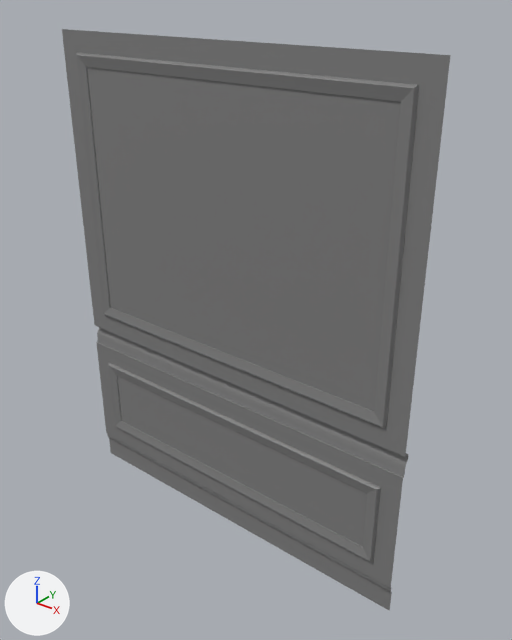
One commit to the FBX model Projet Final Manoir/Manoir_FBX_Unwrapped/AR-Wall_2M_01.FBX: the scene before it, then after it.
Rendered twice from a 50 mm lens placed at (2.62, -5.83, 6.94), pointed at (-2.24, 0.25, 3.16). The lights are fixed; the arrows at lower left show +X, +Y and +Z. Where no turn or scale is listed for an object, it has been applied to the vertices.

The older version as bpy lines, for what is in view:
```python
me_mesh = bpy.data.meshes.new('Mesh')
me_mesh.from_pydata(...)  # 88 vertices, 132 faces; spans x -5.08..0.0, y -0.04..0.08, z 0.0..6.35
me_mesh.materials.append(mat_worldgridmaterial)  # grey #808080
ob_ar_wall_2m_01 = bpy.data.objects.new('AR-Wall_2M_01', me_mesh)
ob_ar_wall_2m_01.location = (0.0, 0.0, 0.0)
```
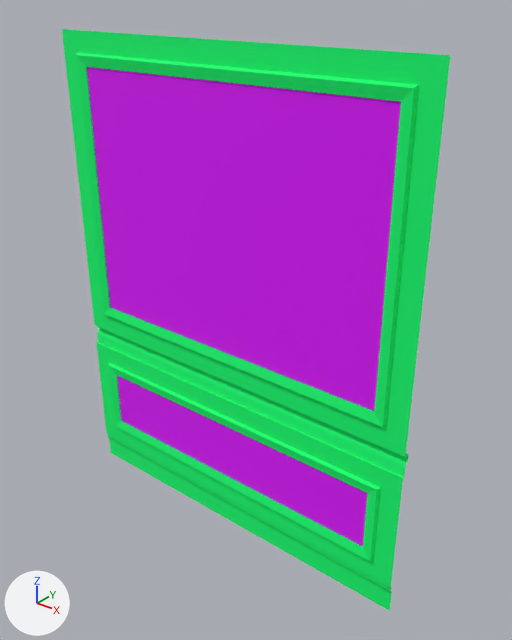
Edits to the bpy script that builds the scene:
```text
Add mat_material__14:
    mat_material__14 = principled_material('Material #14')
    mat_material__14.base_color = (0.0, 1.0, 0.165)  # green #00ff71
    mat_material__14.roughness = 0.859
Add mat_material__13:
    mat_material__13 = principled_material('Material #13')
    mat_material__13.base_color = (0.729, 0.0, 1.0)  # pink #de00ff
    mat_material__13.roughness = 0.859
Change me_mesh:
    where me_mesh.from_pydata(...)  # 88 vertices, 132 faces; spans x -5.08..0.0, y -0.04..0.08, z 0.0..6.35
    used by ob_ar_wall_2m_01; location = (0.0, 0.0, 0.0)
    me_mesh part 1: 128 of the faces centred in x -4.99..-0.09, y -0.03..0.07, z 0.1..6.27 switch from mat_worldgridmaterial (grey #808080) to mat_material__14 (green #00ff71)
    me_mesh part 2: the 1 face centred in x -3.25, y 0.0, z 1.08 switches from mat_worldgridmaterial (grey #808080) to mat_material__13 (pink #de00ff)
    me_mesh part 3: the 1 face centred in x -3.25, y 0.0, z 3.8 switches from mat_worldgridmaterial (grey #808080) to mat_material__13 (pink #de00ff)
    me_mesh part 4: the 1 face centred in x -1.83, y 0.0, z 1.35 switches from mat_worldgridmaterial (grey #808080) to mat_material__13 (pink #de00ff)
    me_mesh part 5: the 1 face centred in x -1.83, y 0.0, z 4.87 switches from mat_worldgridmaterial (grey #808080) to mat_material__13 (pink #de00ff)
    add me_mesh.materials.append(mat_material__13)  # pink #de00ff
```

Where the change shows, as pixel boxes (x1, y1, x2, y2) in the pictures (512 x 640 px):
part 1 of me_mesh, recoloured (grey to green)
    both: (62, 29, 450, 611)
part 2 of me_mesh, recoloured
    both: (117, 376, 360, 545)
part 3 of me_mesh, recoloured
    both: (87, 67, 374, 411)
part 4 of me_mesh, recoloured
    both: (121, 377, 367, 546)
part 5 of me_mesh, recoloured
    both: (88, 67, 401, 410)
